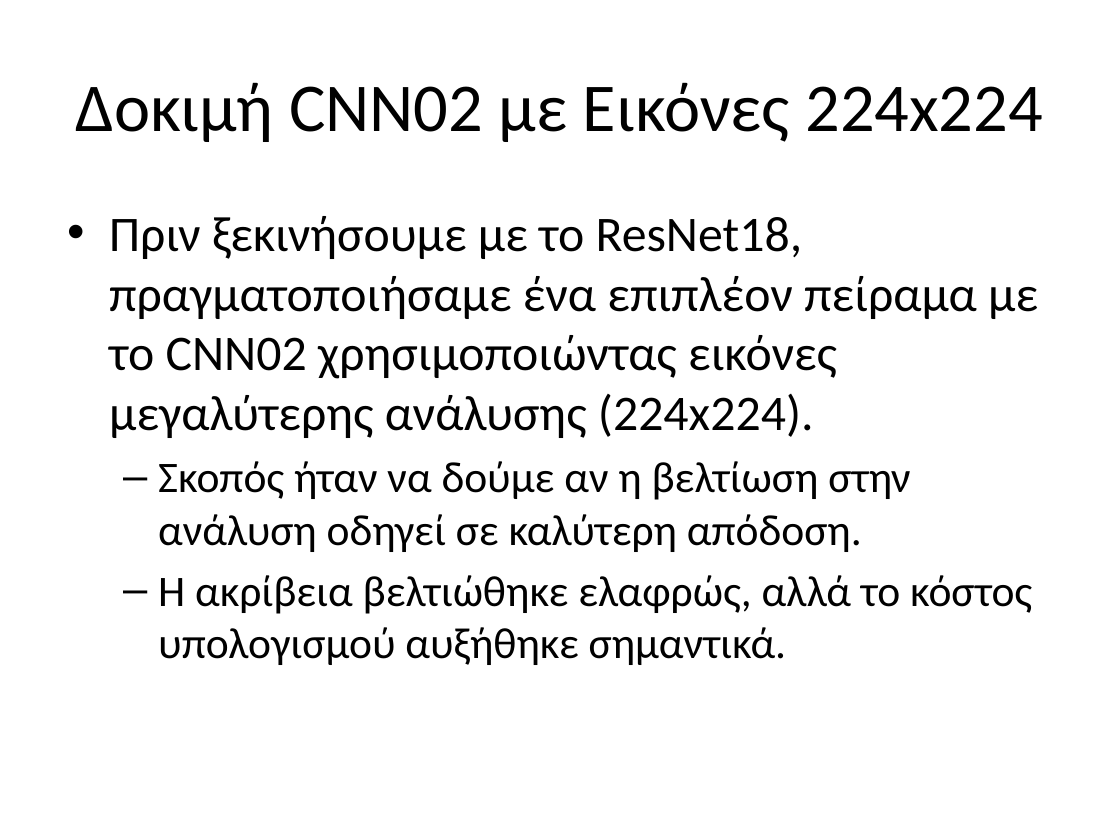
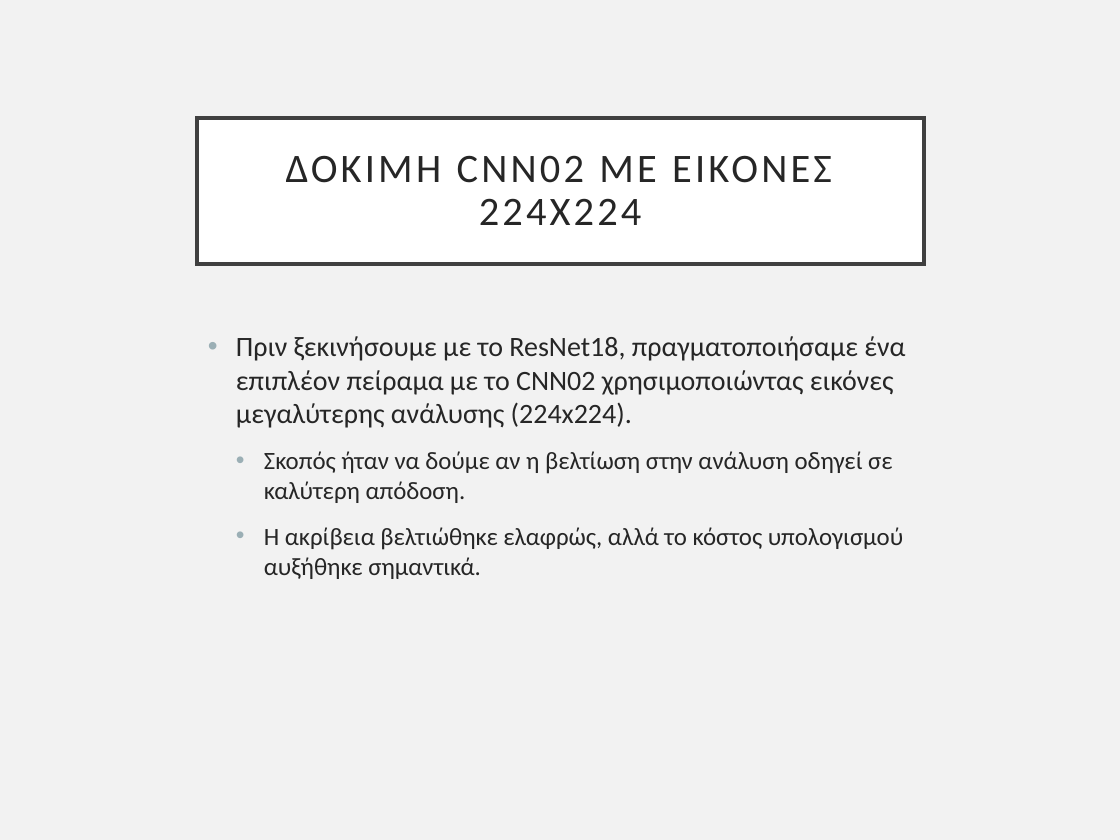
Before and after one commit to pkatpk/see-animal-dl, a slide deck: slide 12 of slides/Final_Presentation_CNN_ResNet_SeaAnimals.pptx. Drawn at 1120x840 pixels with LibreOffice and Linux fonts; fonts in the diff are those of the drawing. Boxes give left, top, right and bottom in pixels: in the first picture for what was removed or moved away, otherwise in the second. Text is boxed around its words. In the diff, an @@ line names an element or a change of style, - is before the commit and + after.

```diff
--- a/slides/Final_Presentation_CNN_ResNet_SeaAnimals.pptx
+++ b/slides/Final_Presentation_CNN_ResNet_SeaAnimals.pptx
@@ background #FFFFFF to #F2F2F2 @@
@@ title "ΔΟΚΙΜΉ CNN02 ΜΕ ΕΙΚΌΝΕΣ 224X224" resized from (x1=75, y1=82, x2=1043, y2=142) to (x1=197, y1=118, x2=924, y2=263) @@
@@ title "ΔΟΚΙΜΉ CNN02 ΜΕ ΕΙΚΌΝΕΣ 224X224" at (x1=197, y1=118, x2=924, y2=263): fill none to #FFFFFF; outline none to #404040 2.5 pt @@
@@ title at (x1=286, y1=155, x2=832, y2=225): text changed; size 44 to 26 pt; text colour #000000 to #262626 @@
-Δοκιμή CNN02 με Εικόνες 224x224
+ΔΟΚΙΜΉ CNN02 ΜΕ ΕΙΚΌΝΕΣ 224X224
@@ text "Πριν ξεκινήσουμε με το ResNet18, ..." moved from (x1=109, y1=216, x2=1038, y2=665) to (x1=236, y1=336, x2=905, y2=579) @@
@@ text "Πριν ξεκινήσουμε με το ResNet18, ..." at (x1=236, y1=336, x2=905, y2=579): size 32 to 18 pt in "Πριν ξεκινήσουμε με το ResNet18, πραγματοποιήσαμε ένα ..."; text colour #000000 to #262626; size 28 to 16 pt in "Σκοπός ήταν να δούμε αν η βελτίωση ...", "Η ακρίβεια βελτιώθηκε ελαφρώς, αλλά το κόστος ..."; indent changed; more space between paragraphs; bullet – to • @@
```
Also in this commit, not shown: 13 other slides changed, 2 slides added, 1 slide removed, 3 other files.
